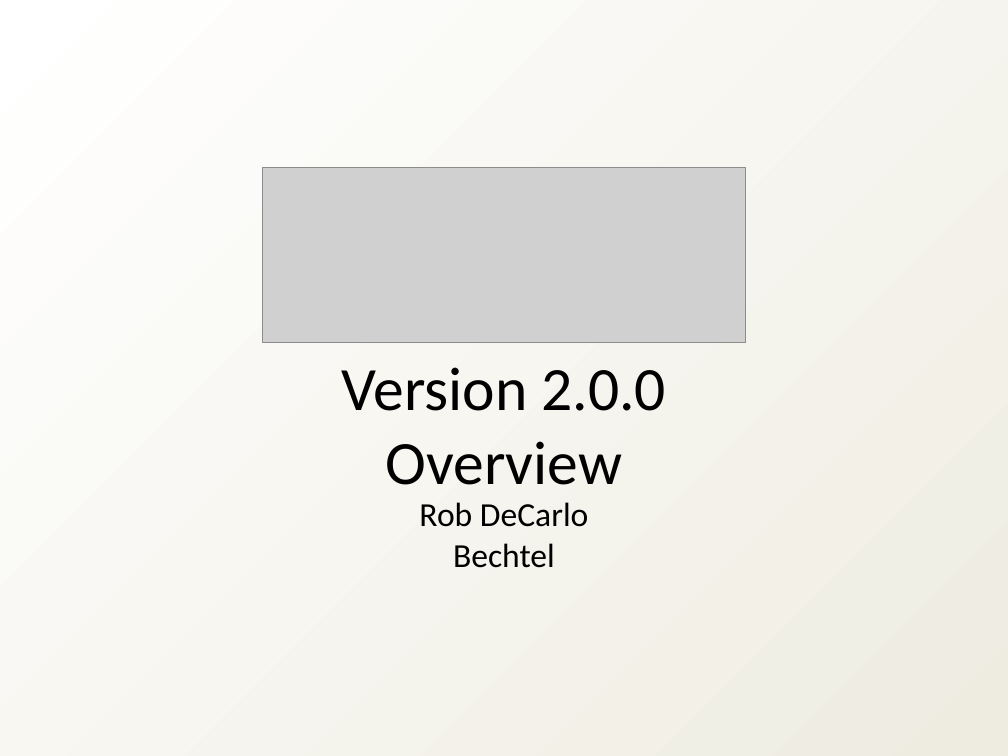
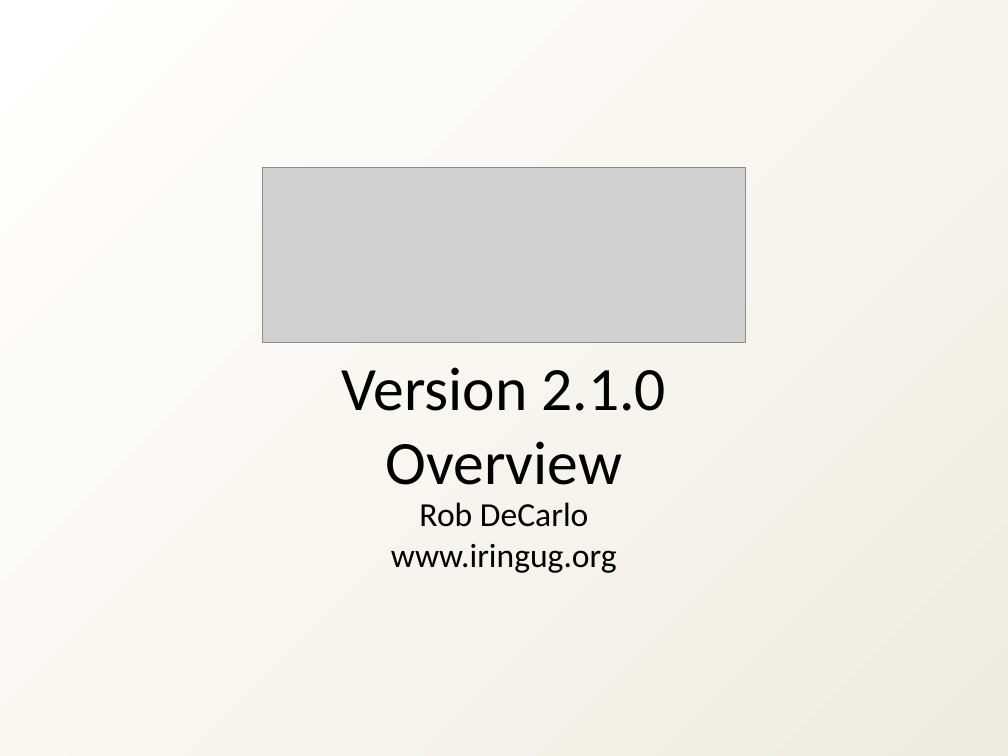
Before and after one commit to heyena/iring-tools, a slide deck: slide 1 of trunk/Documentation/iRINGTools_Overview_v2.1.0.ppt. Drawn at 1008x756 pixels with LibreOffice and Linux fonts; fonts in the diff are those of the drawing; grey boxes stand for pictures. Boxes give left, top, right and bottom in pixels: in the first picture for what was removed or moved away, otherwise in the second. Text is boxed around its words. In the diff, an @@ line names an element or a change of style, - is before the commit and + after.

```diff
--- a/trunk/Documentation/iRINGTools_Overview_v2.1.0.ppt
+++ b/trunk/Documentation/iRINGTools_Overview_v2.1.0.ppt
@@ title at [341,367,666,485]: text changed @@
-Version 2.0.0
-Overview
+Version 2.1.0
+Overview
@@ subtitle at [391,544,617,573]: text changed @@
-Bechtel
+www.iringug.org
```
Also in this commit, not shown: 12 other slides changed, 4 slides added, 1 slide removed.
